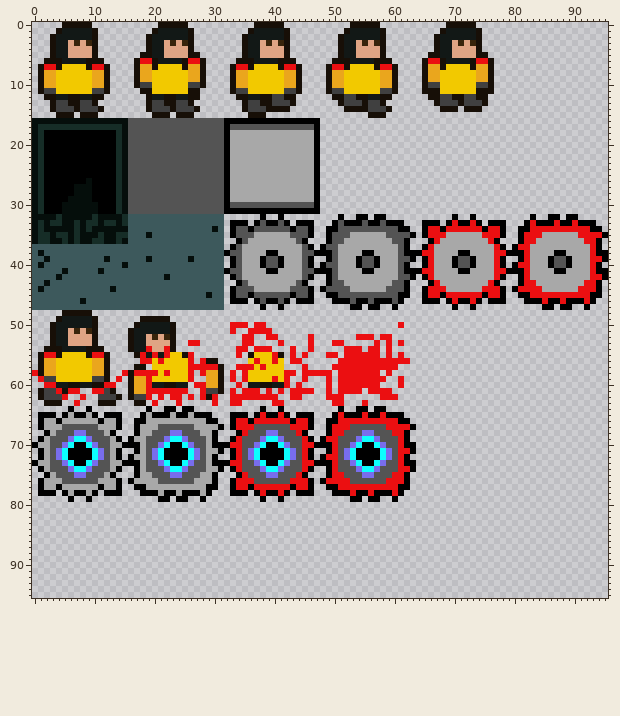
Sprite sheet: assets/tiles.png. The picture above is the old version.
The file is 96x96 pixels.
Now the later version:
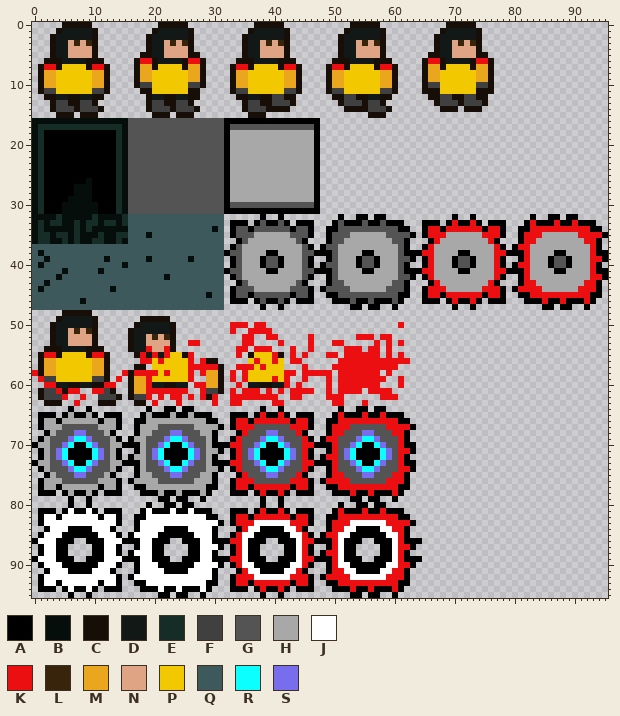
Palette (. is transparent): A #000000  B #050e0b  C #170f07  D #121816  E #162d27  F #404040  G #545454  H #a8a8a8  J #ffffff  K #eb0f11  L #38240b  M #eaa61d  N #dfa484  P #f2c900  Q #3d595c  R #0cffff  S #786ded
Diff:
Colour A now appears in row 80 at x 6, 9, 19, 22 to 23, 25 to 26, 38, 41, 51, 54 to 55 and 57 to 58; in row 81 at x 1 to 3, 5, 7 to 8, 10, 12 to 14, 18, 20 to 22, 24 to 25, 27 to 29, 33 to 35, 37, 39 to 40, 42, 44 to 46, 50, 52 to 54, 56 to 57 and 59 to 61; in row 82 at x 1, 4, 11, 14, 17 to 18, 29 to 30, 33, 36, 43, 46, 49 to 50 and 61 to 62; in row 83 at x 1, 14, 17, 31, 33, 46, 49 and 63; in row 84 at x 2, 6 to 9, 13, 17, 22 to 25, 30, 34, 38 to 41, 45, 49, 54 to 57 and 62; in row 85 at x 1, 5 to 10, 14, 16, 21 to 26, 30, 33, 37 to 42, 46, 48, 53 to 58 and 62.
Colour A now appears in row 86 at x 0, 4 to 6, 9 to 11, 15 to 17, 20 to 22, 25 to 27, 30 to 32, 36 to 38, 41 to 43, 47 to 49, 52 to 54, 57 to 59 and 62 to 64; in row 87 at x 1, 4 to 5, 10 to 11, 14, 17, 20 to 21, 26 to 27, 31, 33, 36 to 37, 42 to 43, 46, 49, 52 to 53, 58 to 59 and 63; in row 88 at x 1, 4 to 5, 10 to 11, 14, 16, 20 to 21, 26 to 27, 30, 33, 36 to 37, 42 to 43, 46, 48, 52 to 53, 58 to 59 and 62; in row 89 at x 0, 4 to 6, 9 to 11, 15 to 17, 20 to 22, 25 to 27, 30 to 32, 36 to 38, 41 to 43, 47 to 49, 52 to 54, 57 to 59 and 62 to 64; in row 90 at x 1, 5 to 10, 14, 17, 21 to 26, 31, 33, 37 to 42, 46, 49, 53 to 58 and 63; in row 91 at x 2, 6 to 9, 13, 17, 22 to 25, 30, 34, 38 to 41, 45, 49, 54 to 57 and 62.
Colour A now appears in row 92 at x 1, 14, 16, 30, 33, 46, 48 and 62; in row 93 at x 1, 4, 11, 14, 17 to 18, 29 to 30, 33, 36, 43, 46, 49 to 50 and 61 to 62; in row 94 at x 1 to 3, 5, 7 to 8, 10, 12 to 14, 18 to 20, 22 to 23, 25 to 27, 29, 33 to 35, 37, 39 to 40, 42, 44 to 46, 50 to 52, 54 to 55, 57 to 59 and 61; in row 95 at x 6, 9, 21 to 22, 24 to 25, 28, 38, 41, 53 to 54, 56 to 57 and 60.
Colour J now appears in row 81 at x 6, 9, 19, 23 and 26; in row 82 at x 2 to 3, 5 to 10, 12 to 13 and 19 to 28; in row 83 at x 2 to 13, 18 to 30, 37 to 42 and 53 to 58; in row 84 at x 3 to 5, 10 to 12, 18 to 21, 26 to 29, 36 to 37, 42 to 43, 52 to 53 and 58 to 59; in row 85 at x 2 to 4, 11 to 13, 17 to 20, 27 to 29, 35 to 36, 43 to 44, 51 to 52 and 59 to 60; in row 86 at x 1 to 3, 12 to 14, 18 to 19, 28 to 29, 35, 44, 51 and 60.
Colour J now appears in row 87 at x 2 to 3, 12 to 13, 18 to 19, 28 to 30, 35, 44, 51 and 60; in row 88 at x 2 to 3, 12 to 13, 17 to 19, 28 to 29, 35, 44, 51 and 60; in row 89 at x 1 to 3, 12 to 14, 18 to 19, 28 to 29, 35, 44, 51 and 60; in row 90 at x 2 to 4, 11 to 13, 18 to 20, 27 to 30, 35 to 36, 43 to 44, 51 to 52 and 59 to 60; in row 91 at x 3 to 5, 10 to 12, 18 to 21, 26 to 29, 36 to 37, 42 to 43, 52 to 53 and 58 to 59; in row 92 at x 2 to 13, 17 to 29, 37 to 42 and 53 to 58.
Colour J now appears in row 93 at x 2 to 3, 5 to 10, 12 to 13 and 19 to 28; in row 94 at x 6, 9, 21, 24 and 28.
Colour K now appears in row 81 at x 38, 41, 51, 55 and 58; in row 82 at x 34 to 35, 37 to 42, 44 to 45 and 51 to 60; in row 83 at x 34 to 36, 43 to 45, 50 to 52 and 59 to 62; in row 84 at x 35, 44, 50 to 51 and 60 to 61; in row 85 at x 34, 45, 49 to 50 and 61; in row 86 at x 33 to 34, 45 to 46, 50 and 61.
Colour K now appears in row 87 at x 34, 45, 50 and 61 to 62; in row 88 at x 34, 45, 49 to 50 and 61; in row 89 at x 33 to 34, 45 to 46, 50 and 61; in row 90 at x 34, 45, 50 and 61 to 62; in row 91 at x 35, 44, 50 to 51 and 60 to 61; in row 92 at x 34 to 36, 43 to 45, 49 to 52 and 59 to 61.
Colour K now appears in row 93 at x 34 to 35, 37 to 42, 44 to 45 and 51 to 60; in row 94 at x 38, 41, 53, 56 and 60.
Pixel boxes of the changes (left, top, right, bottom) in both pictures:
added: (32, 502, 422, 598)
